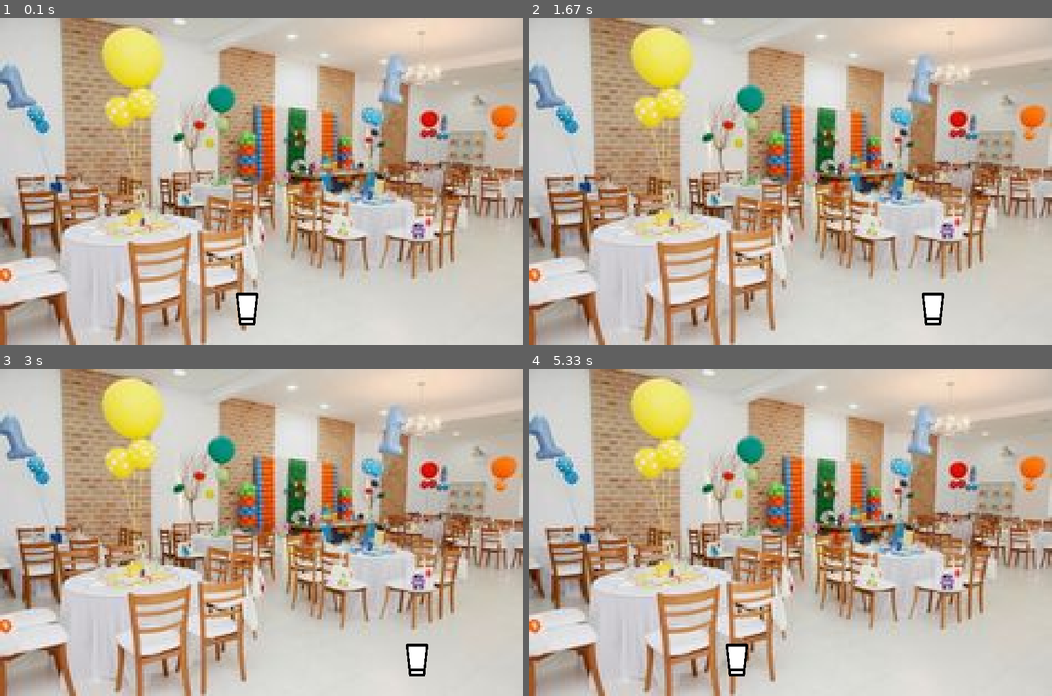
Above: before the commit, frames 1-4 (two rows, left to right).
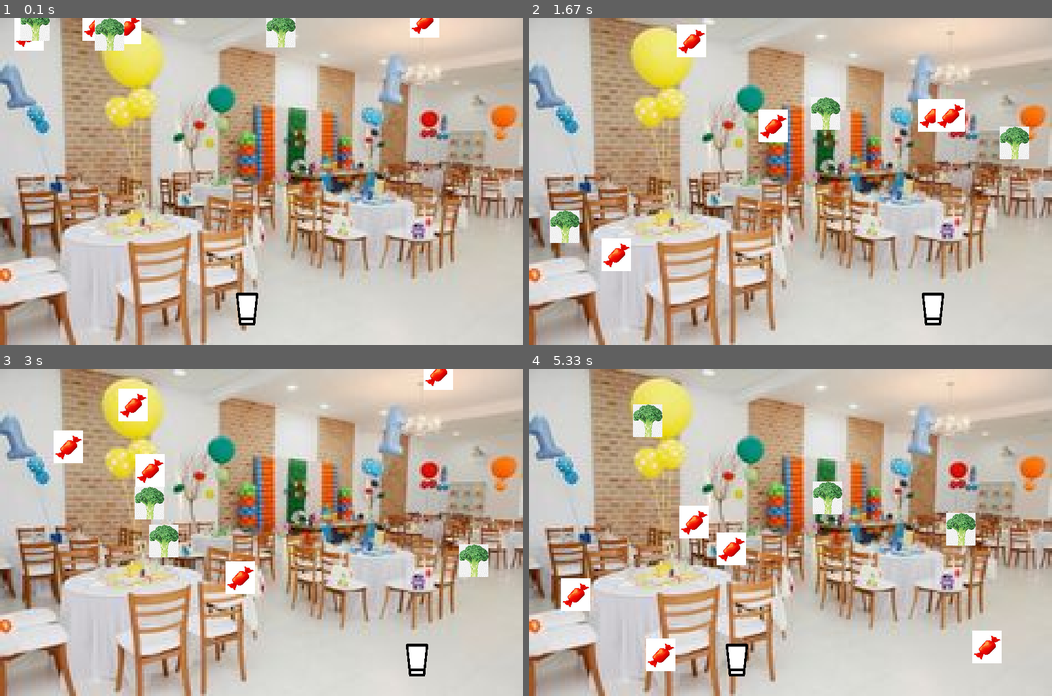
Above: after the commit, the same moments.

Repository: LuisBessa01/jogo
Game: pygame game, started from main.py
Same seed, same stepped clock (60 frames per second), same inputs: the game is played once before the commit and once after it.
Inputs:
- Up to frame 1 (0.1 s): no input
- Up to frame 2 (1.67 s): hold Right 0.33-0.8 s; hold Right 0.83-1.3 s; hold Left from 1.33 s (still down)
- Up to frame 3 (3 s): release Left at 1.87 s; hold Left 1.9-2.3 s; hold Right 2.33-2.97 s
- Up to frame 4 (5.33 s): hold Left 3-3.47 s; hold Right 3.5-3.97 s; hold Right 4-4.47 s; hold Left 4.5-5.03 s; hold Left from 5.07 s (still down)

The runs differ from the first frame. In frame 1, 2.4% of the frame differs, in the area x 2-84%, y 0-10%; in frame 2, 4.2%; in frame 3, 4.3%; in frame 4, 4.5%, in the area x 6-91%, y 10-93%.

Commit message:
Add: objetos na tela e caindo

Diff:
--- a/main.py
+++ b/main.py
@@ -18,6 +18,17 @@
 
 #LISTA DOS OBJETOS JOGADOS
 
+bala1 = Doce("zimagens/doce1.png", 45, 50)
+bala2 = Doce("zimagens/doce1.png", 45, 50)
+bala3 = Doce("zimagens/doce1.png", 45, 50)
+bala4 = Doce("zimagens/doce1.png", 45, 50)
+bala5 = Doce("zimagens/doce1.png", 45, 50)
+vegetal1 = Vegetais("zimagens/brocolis.png", 45, 50)
+vegetal2 = Vegetais("zimagens/brocolis.png", 45, 50)
+vegetal3 = Vegetais("zimagens/brocolis.png", 45, 50)
+
+lista_objetos = [bala1,bala2,bala3,bala4,bala5,vegetal1,vegetal2,vegetal3]
+
 #CONFIGURAÇÃO PARA RODAR
 clock = pygame.time.Clock()
 
@@ -37,9 +48,9 @@
     jogador.movimento(pygame.K_LEFT, pygame.K_RIGHT)
     jogador.apareça(tela)
 
-
-
-
+    for objeto in lista_objetos:
+        objeto.apareça(tela)
+        objeto.movimento()
 
 
     #TELA ATUALIZANDO
